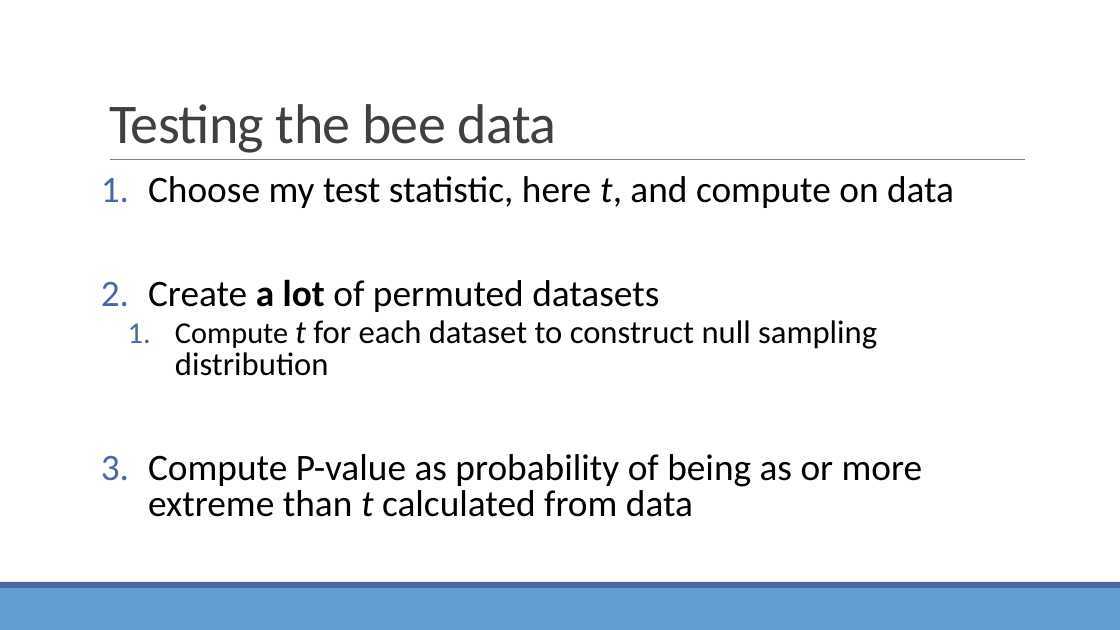
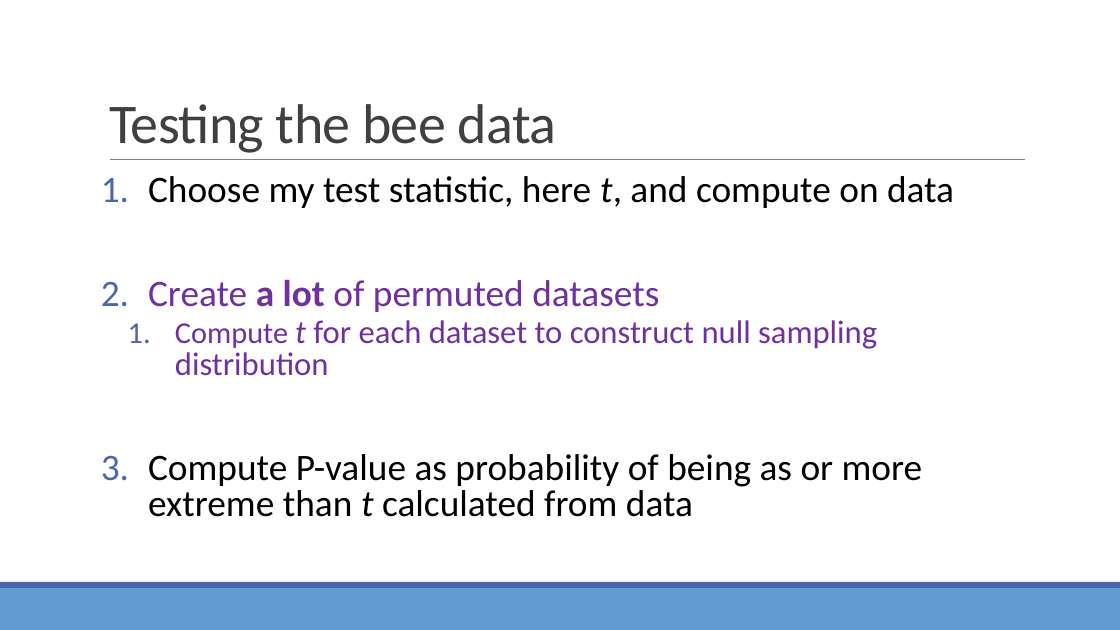
Before and after one commit to sjspielman/bio5312_fall2017, a slide deck: slide 19 of slides/day8_resampling_multtesting.pptx. Drawn at 1120x630 pixels with LibreOffice and Linux fonts; fonts in the diff are those of the drawing. Boxes give left, top, right and bottom in pixels: in the first picture for what was removed or moved away, otherwise in the second. Text is boxed around its words. In the diff, an @@ line names an element or a change of style, - is before the commit and + after.

```diff
--- a/slides/day8_resampling_multtesting.pptx
+++ b/slides/day8_resampling_multtesting.pptx
@@ text at <box>148,279,877,376</box>: text colour #000000 to #7030A0 in "Create a lot of permuted datasets", "Compute t for each dataset to construct ..." @@
```
Also in this commit, not shown: 6 other slides changed, 2 slides added, 10 other files.
